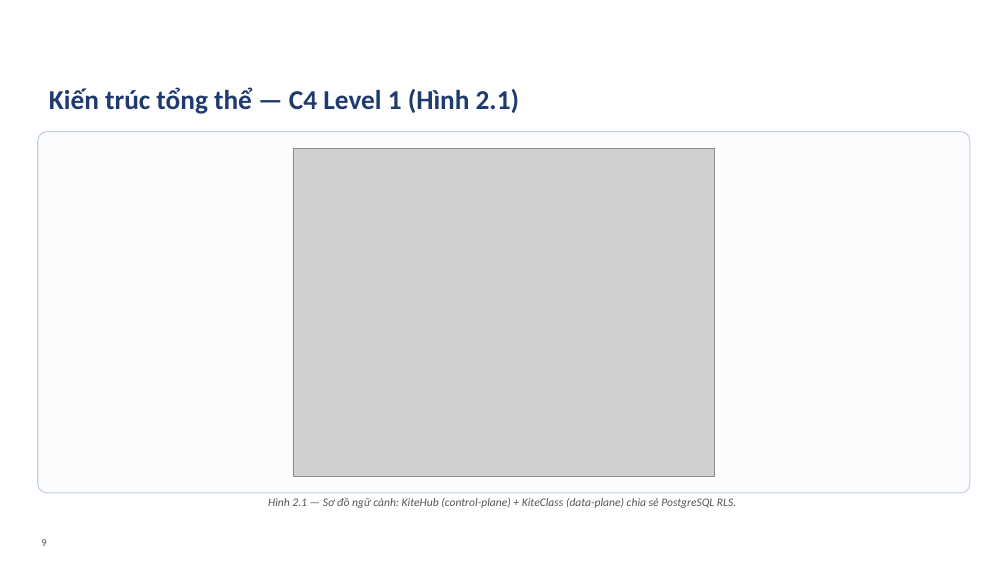
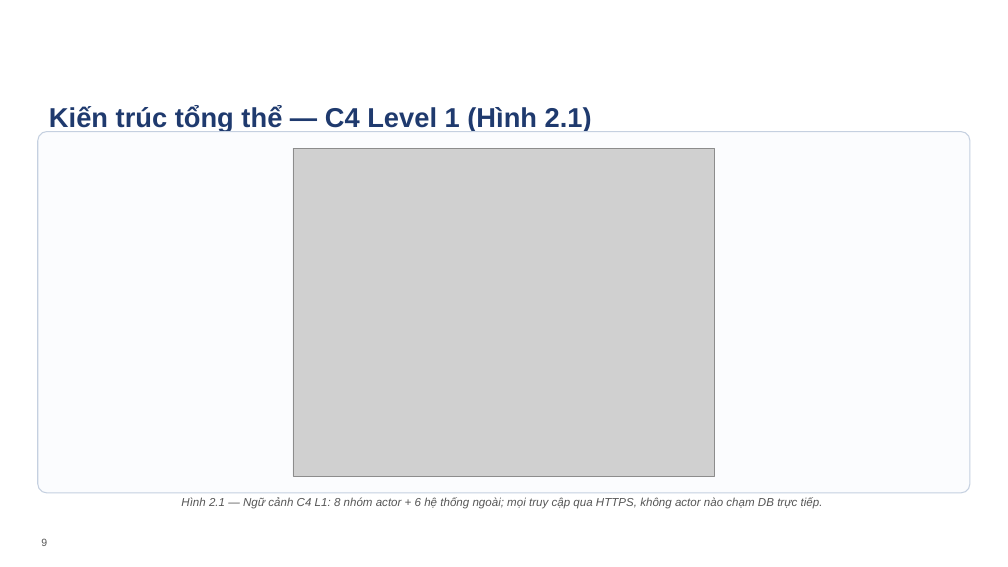
Before and after one commit to VictorAurelius/2026-Kite-Class-Platform, a slide deck: slide 9 of documents/08-thesis/defense/KiteHub-baove-khoaluan-20slide.pptx. Drawn at 1008x567 pixels with LibreOffice and Linux fonts; fonts in the diff are those of the drawing; grey boxes stand for pictures; background and template pictures are left out. Boxes give left, top, right and bottom in pixels: in the first picture for what was removed or moved away, otherwise in the second. Text is boxed around its words. In the diff, an @@ line names an element or a change of style, - is before the commit and + after.

```diff
--- a/documents/08-thesis/defense/KiteHub-baove-khoaluan-20slide.pptx
+++ b/documents/08-thesis/defense/KiteHub-baove-khoaluan-20slide.pptx
@@ text "Kiến trúc tổng thể — ...": place and size @@
-text "Kiến trúc tổng thể — ..." at bbox=[49, 87, 519, 114]
+text "Kiến trúc tổng thể — ..." at bbox=[49, 106, 592, 132]
@@ text "Kiến trúc tổng thể — ..." at bbox=[49, 106, 592, 132]: font Calibri to Arial @@
@@ text at bbox=[181, 497, 823, 509]: text changed; font Calibri to Arial @@
-Hình 2.1 — Sơ đồ ngữ cảnh: KiteHub (control-plane) + KiteClass (data-plane) chia sẻ PostgreSQL RLS.
+Hình 2.1 — Ngữ cảnh C4 L1: 8 nhóm actor + 6 hệ thống ngoài; mọi truy cập qua HTTPS, không actor nào chạm DB trực tiếp.
```
Also in this commit, not shown: 20 other slides changed, 1 slide added, 1 slide removed, 12 other files.
